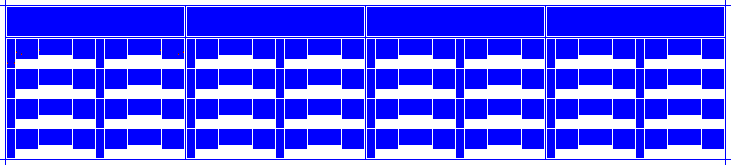
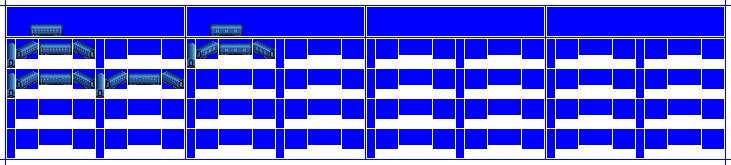
Layer changes from the first 731×165 image to the second:
hid "Lights" over [7,49,184,64]
showed "CC1" over [7,24,275,98]